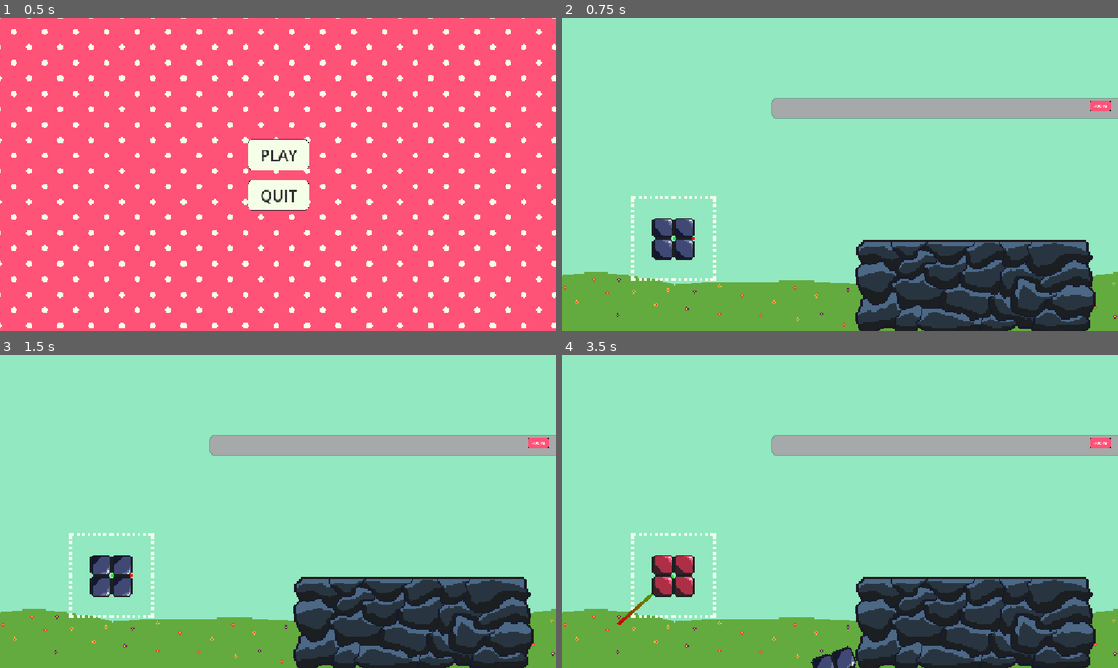
Above: before the commit, frames 1-4 (two rows, left to right).
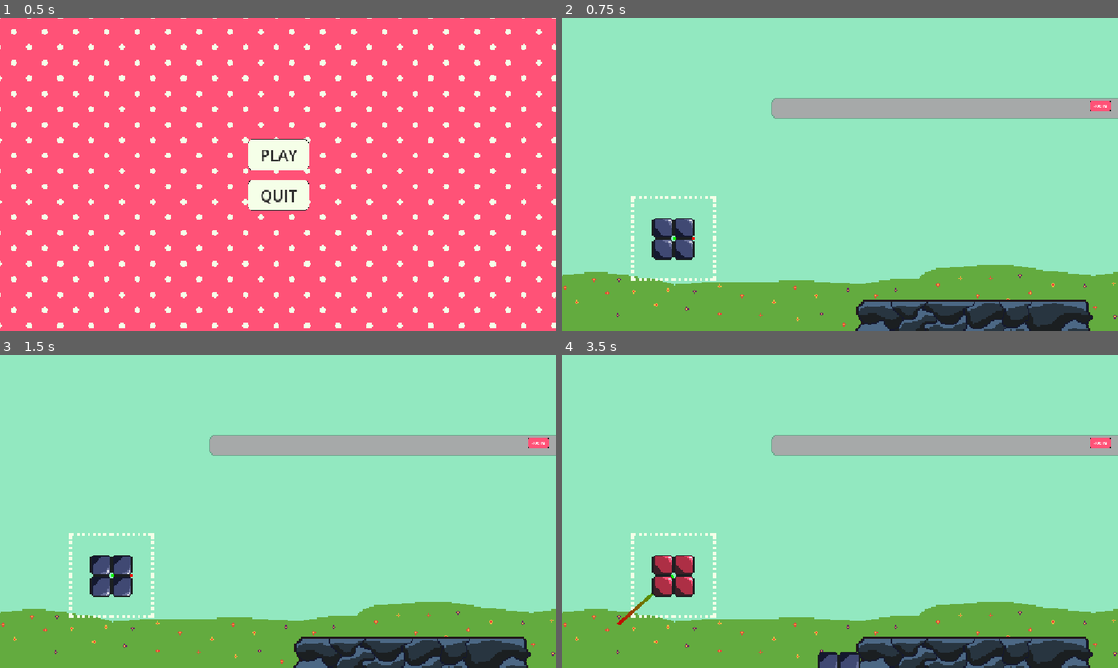
Above: after the commit, the same moments.

Repository: tylergreg95/godot-wild-jam-99
Game: Godot game, scene res://StartMenu/start_menu.tscn
Two runs of this game, one before a commit and one after it. Both use one fixed random seed, a clock stepped at 60 frames per second and the inputs below.
Inputs (mouse positions are in pixels of both pictures, inside the frame that each line leads up to):
- Up to frame 1 (0.5 s): no input
- Up to frame 2 (0.75 s): click "PLAY" at 0.5 s
- Up to frame 3 (1.5 s): tap Enter at 1.25 s; move the mouse to (111, 577) at 1.27 s; press the mouse at (111, 577) at 1.28 s; hold D (rotate_right) from 1.28 s (still down)
- Up to frame 4 (3.5 s): tap Space at 2 s; move the mouse to (728, 527) at 2.02 s; release D (rotate_right) at 2.03 s; release the mouse at (728, 527) at 2.03 s; hold A (rotate_left) 2.03-2.78 s; click (728, 527) at 2.1 s; move the mouse to (895, 442) at 2.77 s; press the mouse at (895, 442) at 2.78 s; hold D (rotate_right) from 2.78 s (still down)

Frame 1 is identical in both runs. In frame 2, 11% of the frame differs, in the area x 52-96%, y 70-100%; in frame 3, 11%; in frame 4, 11%, in the area x 44-96%, y 70-100%.

Commit message:
moved platform starting position

Diff:
--- a/Level/level.tscn
+++ b/Level/level.tscn
@@ -22,7 +22,7 @@
 texture = ExtResource("2_d6qko")
 
 [node name="Platform" type="StaticBody2D" parent="." unique_id=1726385044]
-position = Vector2(451, 143)
+position = Vector2(451, 324)
 
 [node name="CollisionShape2D" type="CollisionShape2D" parent="Platform" unique_id=2034223438]
 position = Vector2(-13, -3.4468994)
